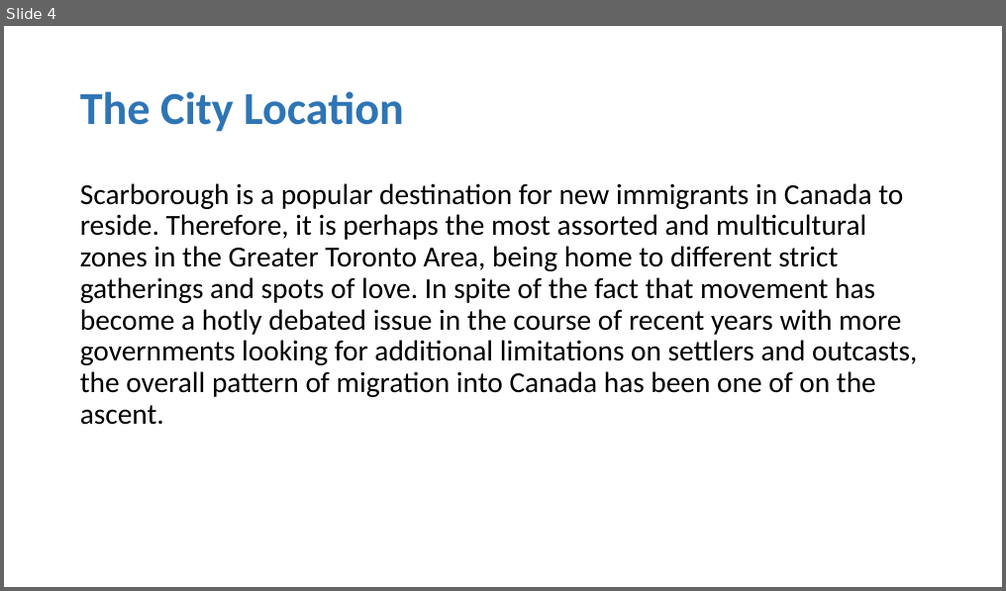
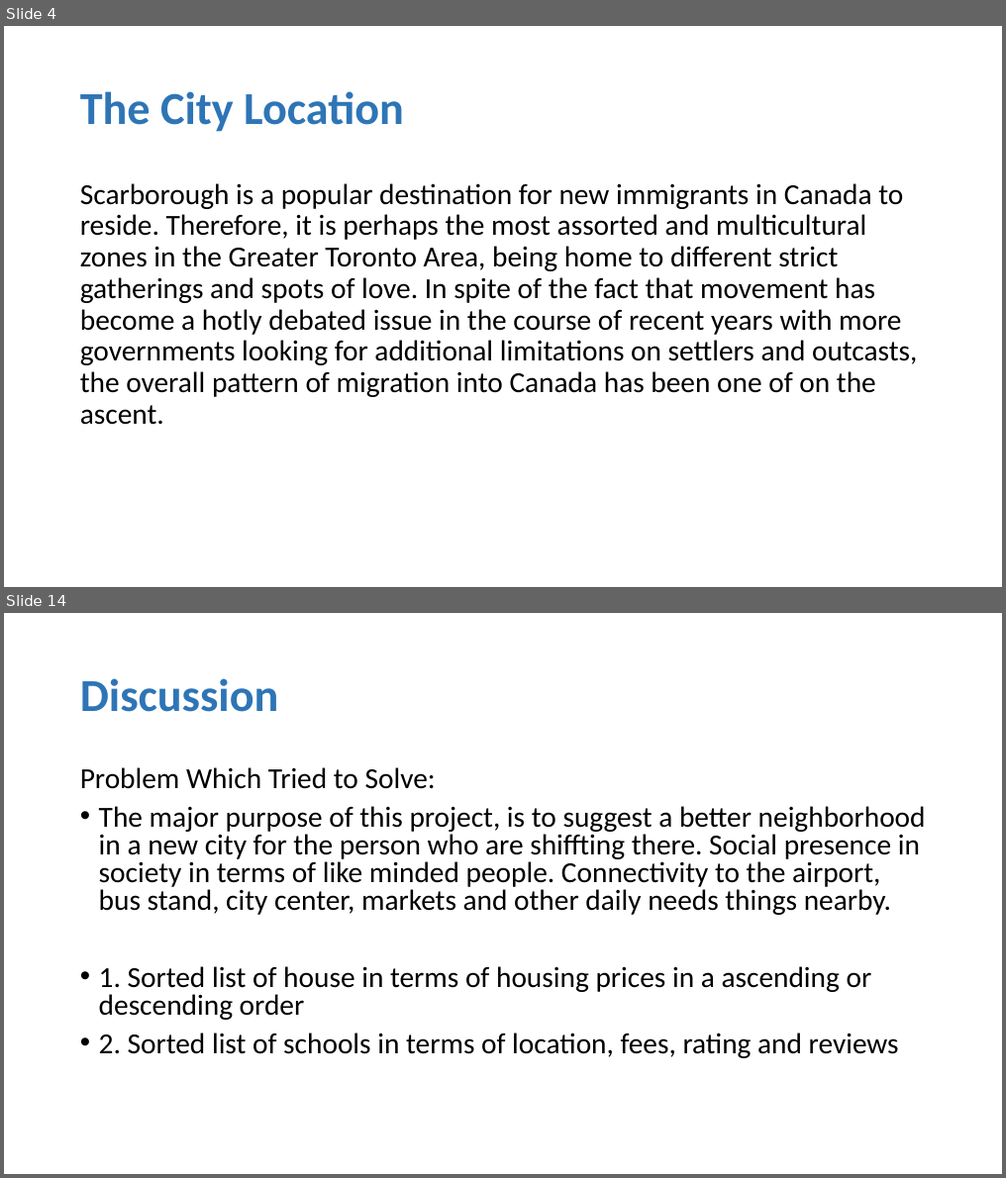
Before and after one commit to shafiq5/Coursera_Capstone, a slide deck: Week5/MyPresentation.pptx. Shown one above the other, each under a label of ours: slide 4 before the commit, slides 4 and 14 after it; the slides between them are not shown. The pictures are 1006x591 and 1006x1178 pixels, drawn with LibreOffice and Linux fonts; fonts in the diff are those of the drawing. Boxes give left, top, right and bottom in pixels: in the first picture for what was removed or moved away, otherwise in the second. Text is boxed around its words. In the diff, an @@ line names an element or a change of style, - is before the commit and + after.

```diff
--- a/Week5/MyPresentation.pptx
+++ b/Week5/MyPresentation.pptx
@@ slide 14 added at bbox=[4, 613, 1002, 1174], background #FFFFFF @@
@@ title added at bbox=[80, 678, 279, 712], 44 pt, text #2E75B6, bold @@
+Discussion
@@ text added at bbox=[80, 767, 926, 1059], 28 pt, text #000000 @@
+Problem Which Tried to Solve:
+• The major purpose of this project, is to suggest a better neighborhood in a new city for the person who are shiffting there. Social presence in society in terms of like minded people. Connectivity to the airport, bus stand, city center, markets and other daily needs things nearby.
+• 1. Sorted list of house in terms of housing prices in a ascending or descending order
+• 2. Sorted list of schools in terms of location, fees, rating and reviews
```
Also in this commit, not shown: 4 slides changed, 8 other slides added, 5 slides removed, 2 other files.
